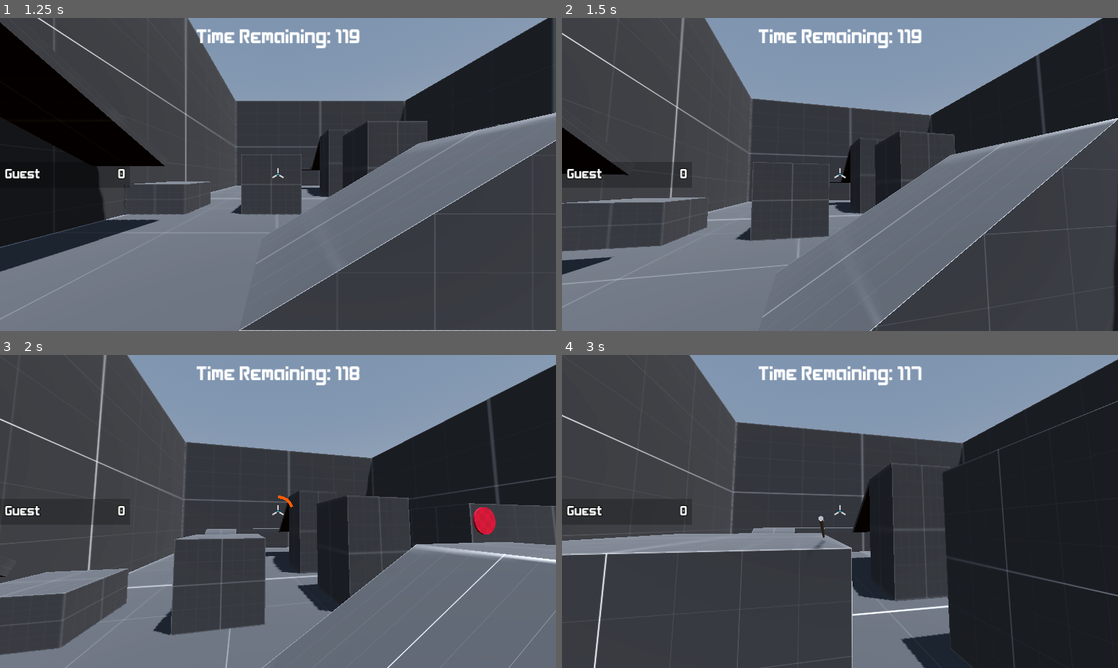
Above: before the commit, frames 1-4 (two rows, left to right).
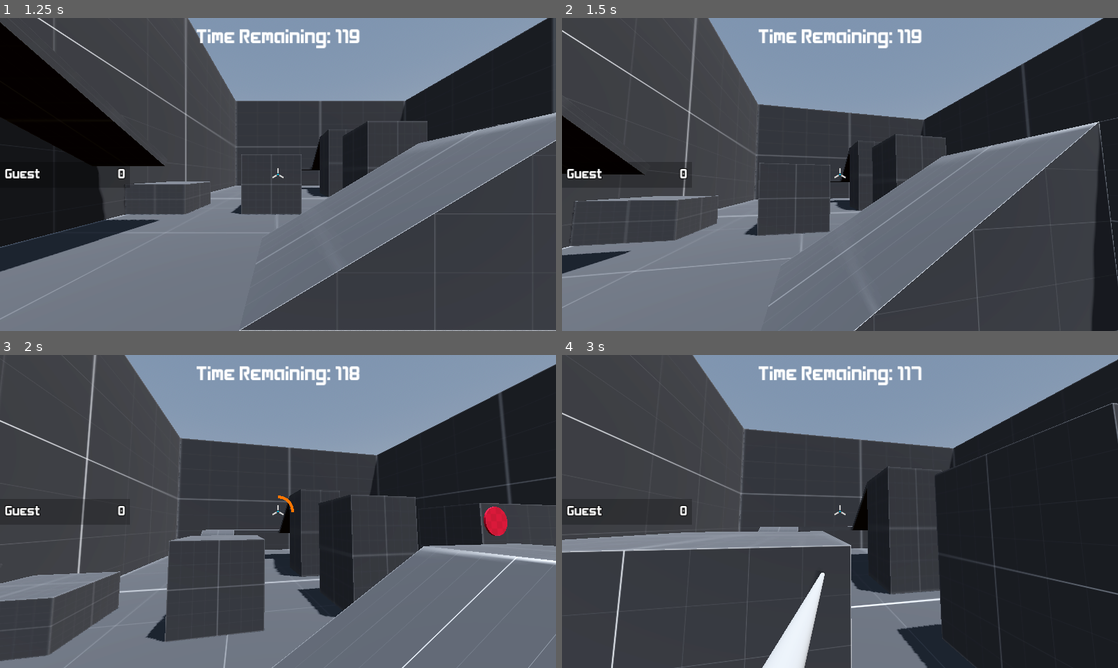
Above: after the commit, the same moments.

Repository: kdreese/godot-3D-shooter-project
Game: Godot game, scene res://src/states/menus/menu.tscn
Same seed, same stepped clock (60 frames per second), same inputs: the game is played once before the commit and once after it.
Inputs (mouse positions are in pixels of both pictures, inside the frame that each line leads up to):
- Up to frame 1 (1.25 s): click "Free Play" at 0.5 s
- Up to frame 2 (1.5 s): tap Enter at 1.25 s; move the mouse to (867, 174) at 1.27 s; press the mouse at (867, 174) at 1.28 s; hold W (move_forwards) from 1.28 s (still down)
- Up to frame 3 (2 s): keep holding W (move_forwards); tap Space (jump) at 1.52 s
- Up to frame 4 (3 s): keep holding W (move_forwards); move the mouse to (812, 511) at 2.02 s; release the mouse at (812, 511) at 2.03 s; right-click (812, 511) at 2.1 s; tap Space (jump) at 2.27 s; click (812, 511) at 2.3 s; move the mouse to (851, 505) at 2.77 s; press the mouse at (851, 505) at 2.78 s

Frame 1 is identical in both runs. In frame 2, 9.9% of the frame differs, in the area x 0-100%, y 0-100%; in frame 3, 6.9%; in frame 4, 7.3%.

Commit message:
Made FOV tween better.

Diff:
--- a/src/objects/arrow.gd
+++ b/src/objects/arrow.gd
@@ -1,7 +1,7 @@
 extends CharacterBody3D
 
 
-const GRAVITY := 9.8
+const GRAVITY := 15.0
 const MAX_STUCK_TIME := 10
 const FADEOUT_TIME := 0.5
 const COLLISION_DELAY := 0.05
--- a/src/objects/player.gd
+++ b/src/objects/player.gd
@@ -16,10 +16,10 @@
 const IFRAME_TIME = 1.0
 const FOOTSTEP_OFFSET = 3.0
 const DRAWBACK_MIN = 0.25
-const DRAWBACK_MAX = 2.5
+const DRAWBACK_MAX = 2.0
 const QUIVER_CAPACITY = 1
 const NORMAL_FOV = 90
-const DRAWBACK_FOV = 82.5
+const DRAWBACK_FOV = 60
 
 const Arrow = preload("res://src/objects/arrow.tscn")
 
@@ -33,6 +33,8 @@
 var has_next_transform := false
 var next_position := Vector3.ZERO
 var next_rotation := Vector3.ZERO
+
+var fov_tween: Tween
 
 
 @onready var head: Node3D = %Head
@@ -185,7 +187,11 @@
 
 func draw_back():
 	is_drawing_back = true
-	get_tree().create_tween().tween_property(camera, "fov", DRAWBACK_FOV, 0.2)
+	if fov_tween:
+		fov_tween.kill()
+	fov_tween = get_tree().create_tween()
+	fov_tween.tween_property(camera, "fov", DRAWBACK_FOV, 2.0)
+
 
 func get_shot_power() -> float:
 	if drawback_time >= DRAWBACK_MAX:
@@ -198,7 +204,10 @@
 
 func release():
 	is_drawing_back = false
-	get_tree().create_tween().tween_property(camera, "fov", NORMAL_FOV, 0.2)
+	if fov_tween:
+		fov_tween.kill()
+	fov_tween = get_tree().create_tween()
+	fov_tween.tween_property(camera, "fov", NORMAL_FOV, 0.2)
 	emit_signal("shoot", get_shot_power())
 	var duration := 0.25 * pow(get_shot_power(), 0.25)
 	get_tree().create_tween().tween_property(self, "drawback_time", 0.0, duration)
--- a/src/states/game.gd
+++ b/src/states/game.gd
@@ -2,7 +2,7 @@
 
 # Player won't spawn at the current point if another player is within radius
 const SPAWN_DISABLE_RADIUS := 3
-const SHOT_SPEED := 100.0
+const SHOT_SPEED := 75.0
 const MAX_ARROWS_LOADED := 30
 const DRAWBACK_INDICATOR_START_SIZE := Vector2(0.0, 10.0)
 const DRAWBACK_INDICATOR_FINAL_SIZE := Vector2(60.0, 10.0)
@@ -248,6 +248,8 @@
 
 
 func i_would_like_to_shoot(power: float, id: String) -> void:
+	if power == 0.0:
+		return
 	if get_multiplayer().has_multiplayer_peer() and not is_multiplayer_authority():
 		rpc_id(1, "everyone_gets_an_arrow", id, power)
 	else:
